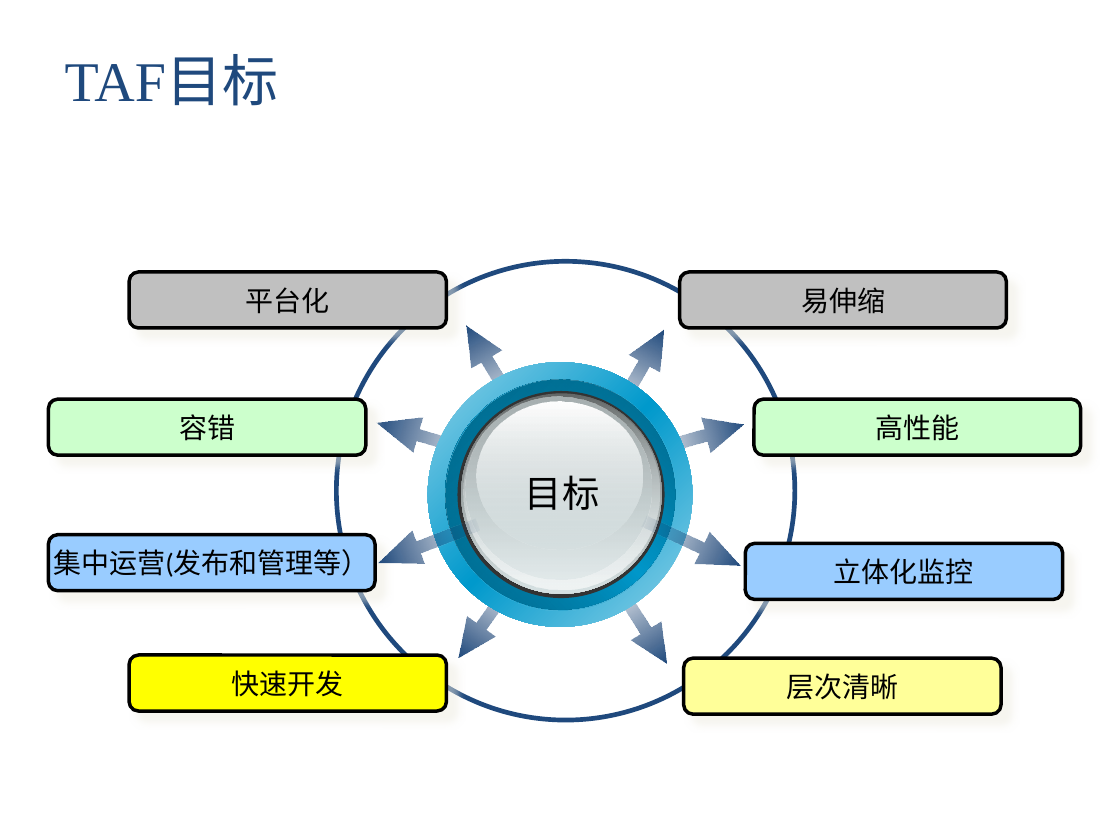
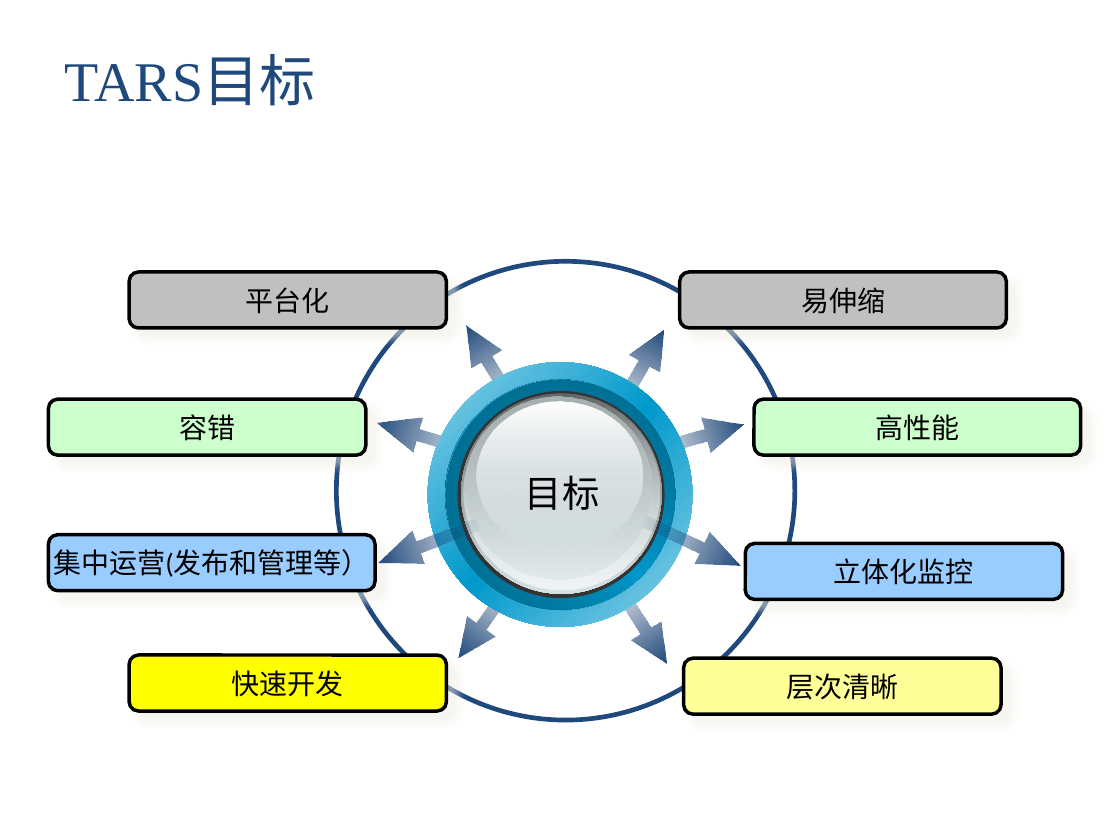
Before and after one commit to TarsCloud/TarsDocs, a slide deck: slide 4 of ppt/TARS.pptx. Drawn at 1120x840 pixels with LibreOffice and Linux fonts; fonts in the diff are those of the drawing. Boxes give left, top, right and bottom in pixels: in the first picture for what was removed or moved away, otherwise in the second. Text is boxed around its words. In the diff, an @@ line names an element or a change of style, - is before the commit and + after.

```diff
--- a/ppt/TARS.pptx
+++ b/ppt/TARS.pptx
@@ text at [65, 58, 316, 106]: text changed @@
-TAF目标
+TARS目标
```
Also in this commit, not shown: 1 other slide changed.
